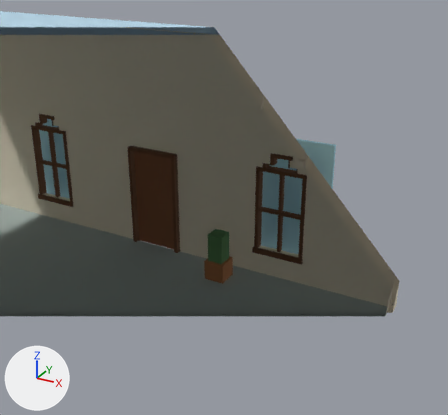
What one commit did to the glTF model models/room_kitchen.glb.
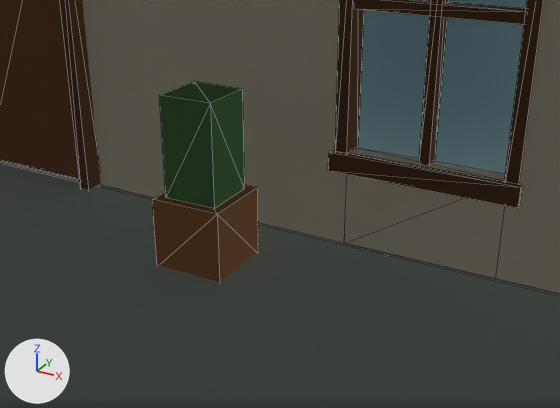
Old and new are each drawn from a 50 mm camera at (6.99, -9.76, 6.12) aimed at (1.71, -0.17, 1.32) and again close up from a 50 mm camera at (3.97, -3.69, 2.0) aimed at (2.17, -0.41, 0.36). Lighting does not change. The marker at lower left points along +X, +Y and +Z. The first two pictures are the older version. The close-ups show mesh edges as thin lines. Everything nearer to the camera than a plane just in front of the edit is cut away.

Script lines for the objects in view, before the commit:
```python
me_mesh_12 = bpy.data.meshes.new('Mesh_12')
me_mesh_12.from_pydata(...)  # a box spanning x 1.6..2.0, y -0.75..-0.35, z 0.0..0.4
me_mesh_12.materials.append(mat_mat_pot)  # brown #b0764a
me_mesh_13 = bpy.data.meshes.new('Mesh_13')
me_mesh_13.from_pydata(...)  # a box spanning x 1.65..1.95, y -0.7..-0.4, z 0.4..0.95
me_mesh_13.materials.append(mat_mat_plant)  # green #5e8c5a
me_mesh_9 = bpy.data.meshes.new('Mesh_9')
me_mesh_9.from_pydata(...)  # 450 vertices, 732 faces; spans x -3.32..5.02, y -12.13..0.13, z 0.0..2.51
me_mesh_9.materials.append(mat_mat_frame)  # brown #6e4b32
ob_frames = bpy.data.objects.new('FRAMES', me_mesh_9)
ob_frames.location = (0.0, 0.0, 0.0)
ob_plant_leaves = bpy.data.objects.new('PLANT_leaves', me_mesh_13)
ob_plant_leaves.location = (0.0, 0.0, 0.0)
ob_plant_pot = bpy.data.objects.new('PLANT_pot', me_mesh_12)
ob_plant_pot.location = (0.0, 0.0, 0.0)
# also in view: 'FLOOR_visible' at (0.0, -6.0, -0.03); 'DOOR_outdoor' at (0.0, 0.0, 1.05); 'WALK_floor' at (0.0, -6.0, 0.01); 'WALLS' at (0.0, -6.0, 2.25); 'VIEW_window_s' at (0.0, 0.43, 1.5)
```
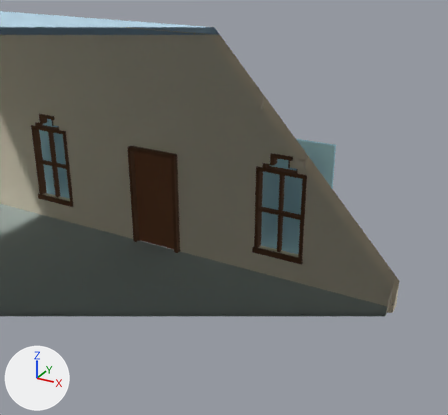
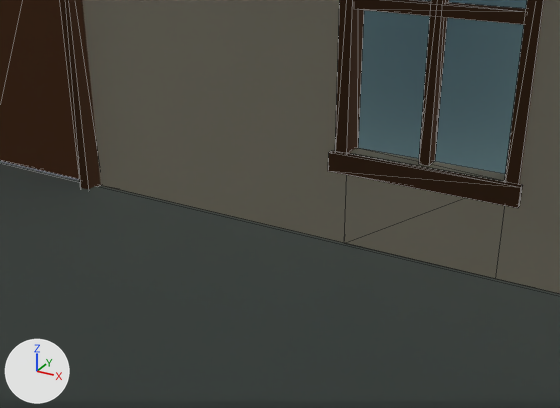
The change in detail:
Object 'PLANT_pot' (ob_plant_pot) is deleted.
Object 'PLANT_leaves' (ob_plant_leaves) is deleted.

Location of each change, (x1, y1, x2, y2) in pixels of the close-ups (560 x 408 px):
'PLANT_leaves', deleted (green)
    before: (159, 82, 245, 209)
'PLANT_pot', deleted (brown)
    before: (152, 185, 258, 282)
